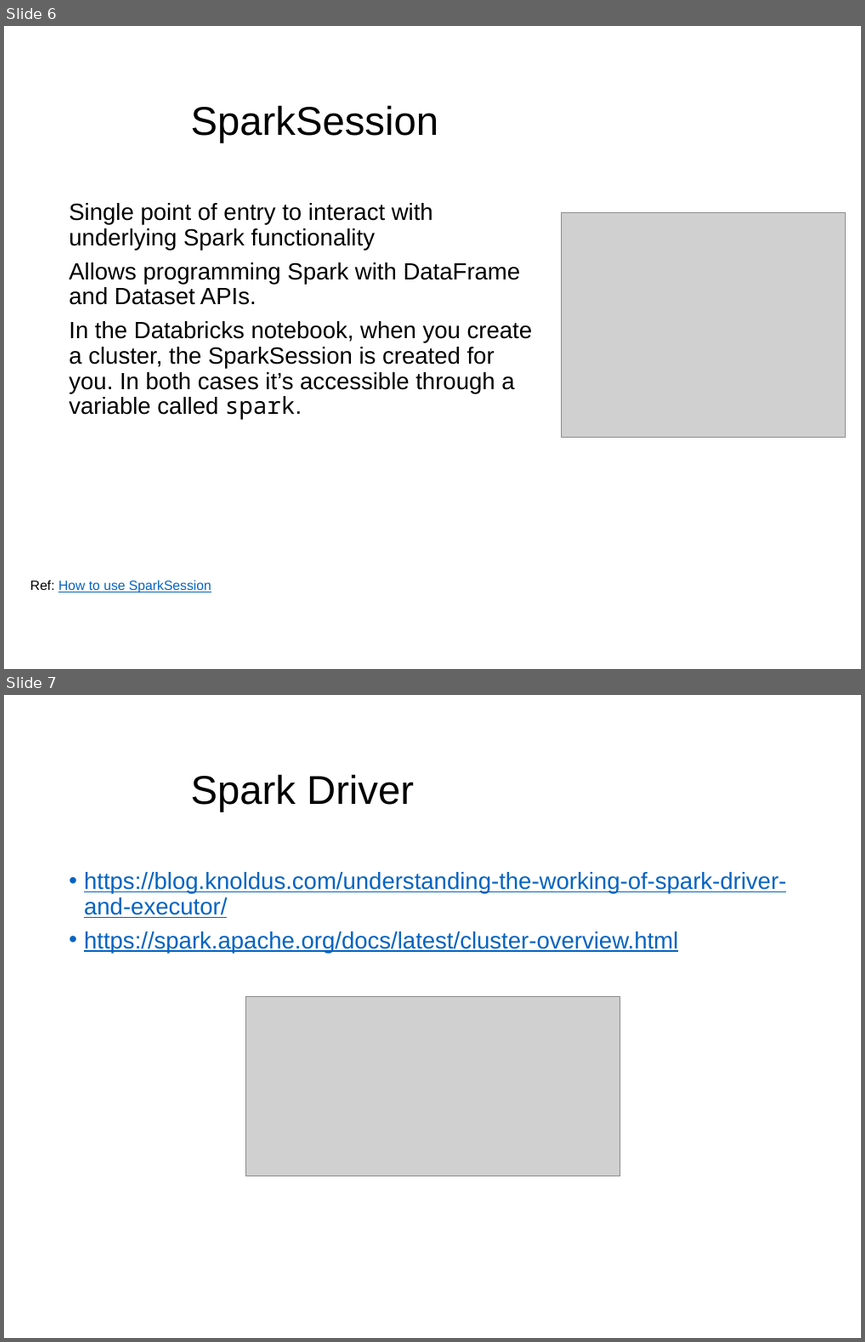
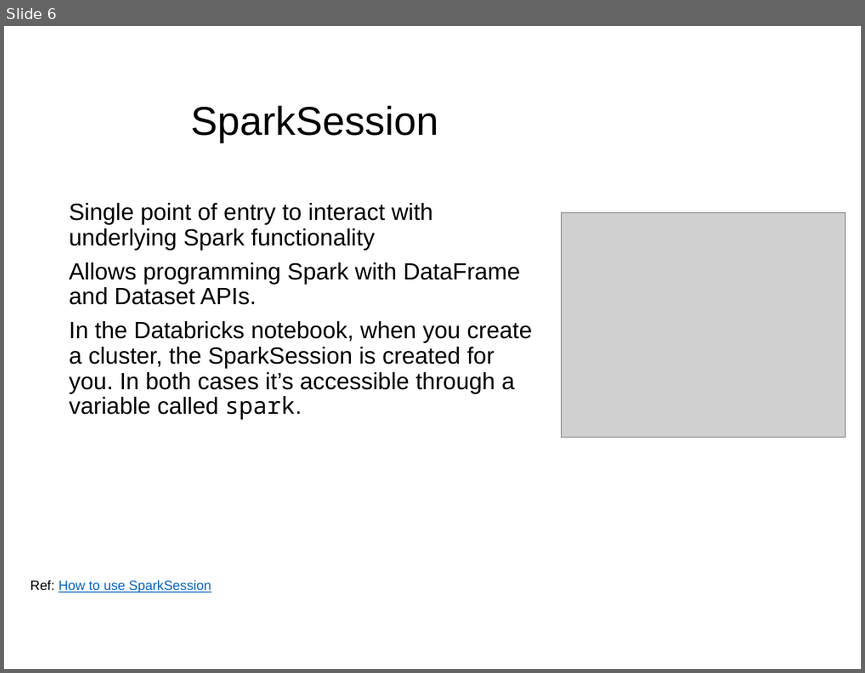
Before and after one commit to Marco-Santoni/databricks-from-scratch, a slide deck: training-spark/1_Spark.pptx. Shown one above the other, each under a label of ours: slides 6 and 7 before the commit, slide 6 after it. The pictures are 865x1342 and 865x673 pixels, drawn with LibreOffice and Linux fonts; fonts in the diff are those of the drawing; grey boxes stand for pictures; background and template pictures are left out. Boxes give left, top, right and bottom in pixels: in the first picture for what was removed or moved away, otherwise in the second. Text is boxed around its words. In the diff, an @@ line names an element or a change of style, - is before the commit and + after.

```diff
--- a/training-spark/1_Spark.pptx
+++ b/training-spark/1_Spark.pptx
@@ slide 7 removed at (4, 695, 861, 1338), background #FFFFFF @@
@@ title removed at (191, 774, 414, 812) @@
-Spark Driver
@@ text removed at (84, 872, 786, 953) @@
-• https://blog.knoldus.com/understanding-the-working-of-spark-driver-and-executor/
-• https://spark.apache.org/docs/latest/cluster-overview.html
@@ picture removed at (245, 996, 619, 1176) @@
```
Also in this commit, not shown: 3 slides changed, 5 slides added.
